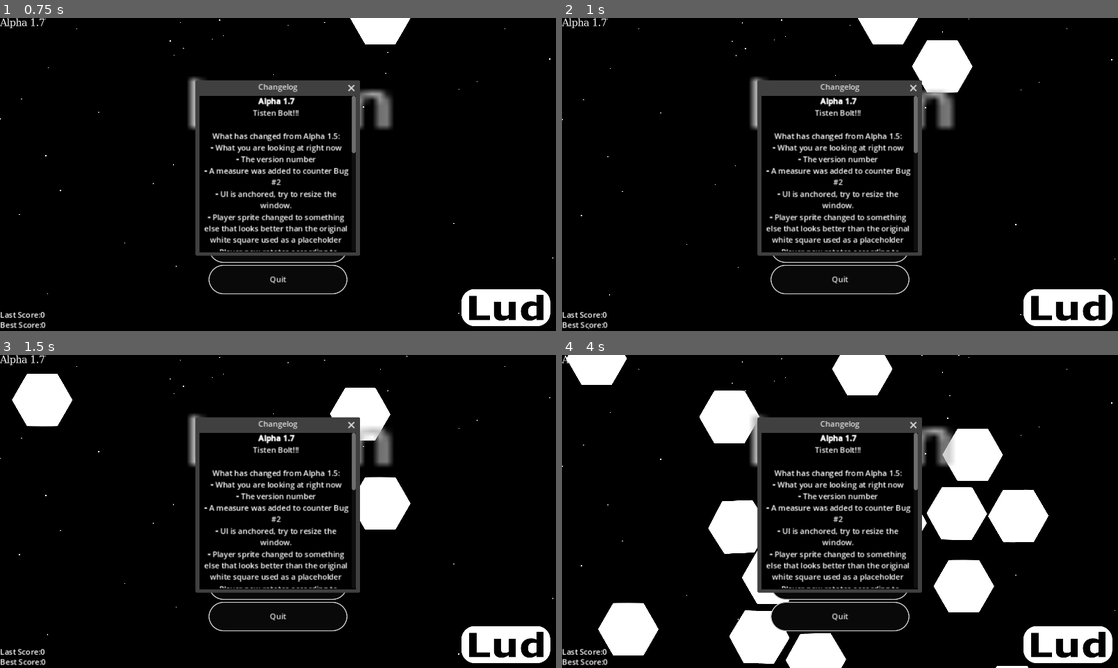
Above: before the commit, frames 1-4 (two rows, left to right).
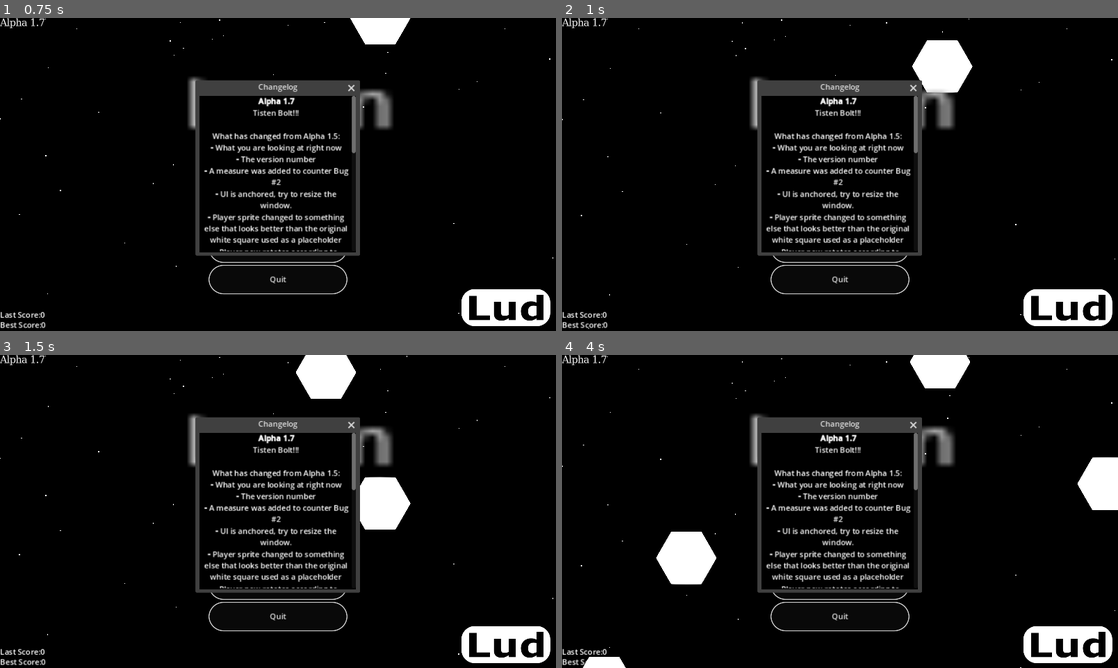
Above: after the commit, the same moments.

Repository: krispysauce098/leam
Game: Godot game, scene res://scenes/game.tscn
Same seed, same stepped clock (60 frames per second), same inputs: the game is played once before the commit and once after it.
Inputs:
- Up to frame 1 (0.75 s): click "Play" at 0.5 s
- Up to frame 2 (1 s): no input
- Up to frame 3 (1.5 s): click "Play" at 1.25 s
- Up to frame 4 (4 s): hold Right (move-right) 2.03-2.78 s; hold Down (move-down) 2.78-3.53 s; hold Right (move-right) from 3.53 s (still down)

Frame 1 is identical in both runs. In frame 2, 0.7% of the frame differs, in the area x 53-64%, y 0-9%; in frame 3, 3.7%; in frame 4, 18%, in the area x 0-100%, y 0-100%.

Commit message:
Save mechanic start

Diff:
--- /dev/null
+++ b/scripts/analytics.gd
@@ -0,0 +1,9 @@
+extends Resource
+class_name Analytics
+
+@export var best_score: int
+@export var games_played: int
+@export var lasers_dodged: int
+@export var best_lasers_dodged: int
+@export var all_tisten_bolts_survived: int
+@export var best_tisten_bolts_survived: int
--- a/scripts/main.gd
+++ b/scripts/main.gd
@@ -10,6 +10,7 @@
 var firstplay: bool = true
 var foxblast: bool = false
 var pausest: bool = false
+## The scene for the asteroid
 @export var asteroid_scene: PackedScene
 var tisten: int
 
@@ -117,6 +118,12 @@
 func setting_menu():
 	pass
 
+func save_game():
+	pass
+
+func load_game():
+	pass
+
 # Called every frame. 'delta' is the elapsed time since the previous frame.
 @warning_ignore("unused_parameter")
 func _process(delta):
@@ -129,7 +136,7 @@
 		await get_tree().create_timer(randf_range(30, 60)).timeout
 		tisten = 1
 	else:
-		tisten = randi_range(1, 200)
+		tisten = randi_range(0, 1000)
 		$UI/HUD/tisten.visible = false
 	if playing == false:
 		$RPEmitter.emitting = false
--- /dev/null
+++ b/scripts/save_game.gd
@@ -0,0 +1,11 @@
+extends Resource
+class_name GameSave
+
+@export var first_play: bool
+@export var last_score: int
+@export var best_score: int
+@export var games_played: int
+@export var lasers_dodged: int
+@export var best_lasers_dodged: int
+@export var all_tisten_bolts_survived: int
+@export var best_tisten_bolts_survived: int
